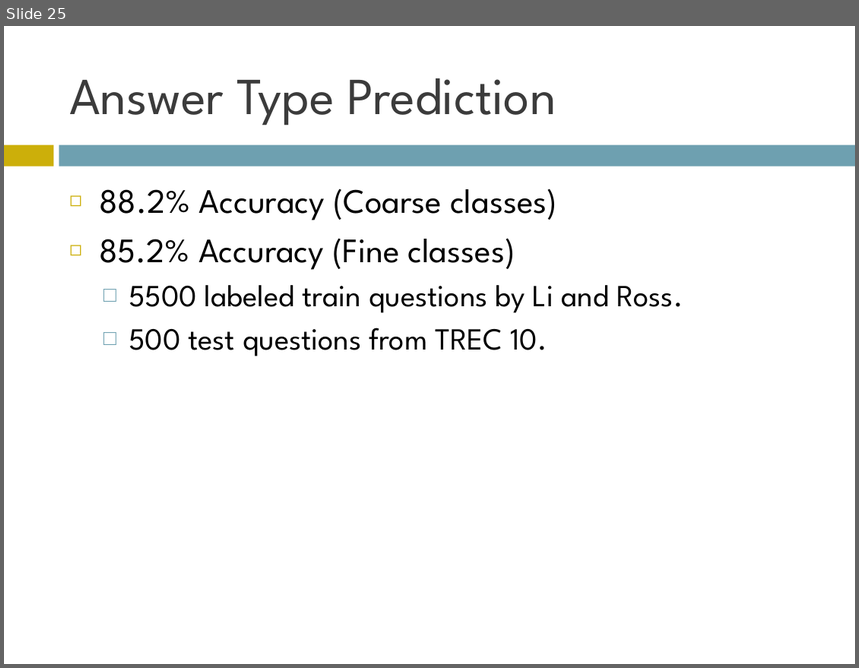
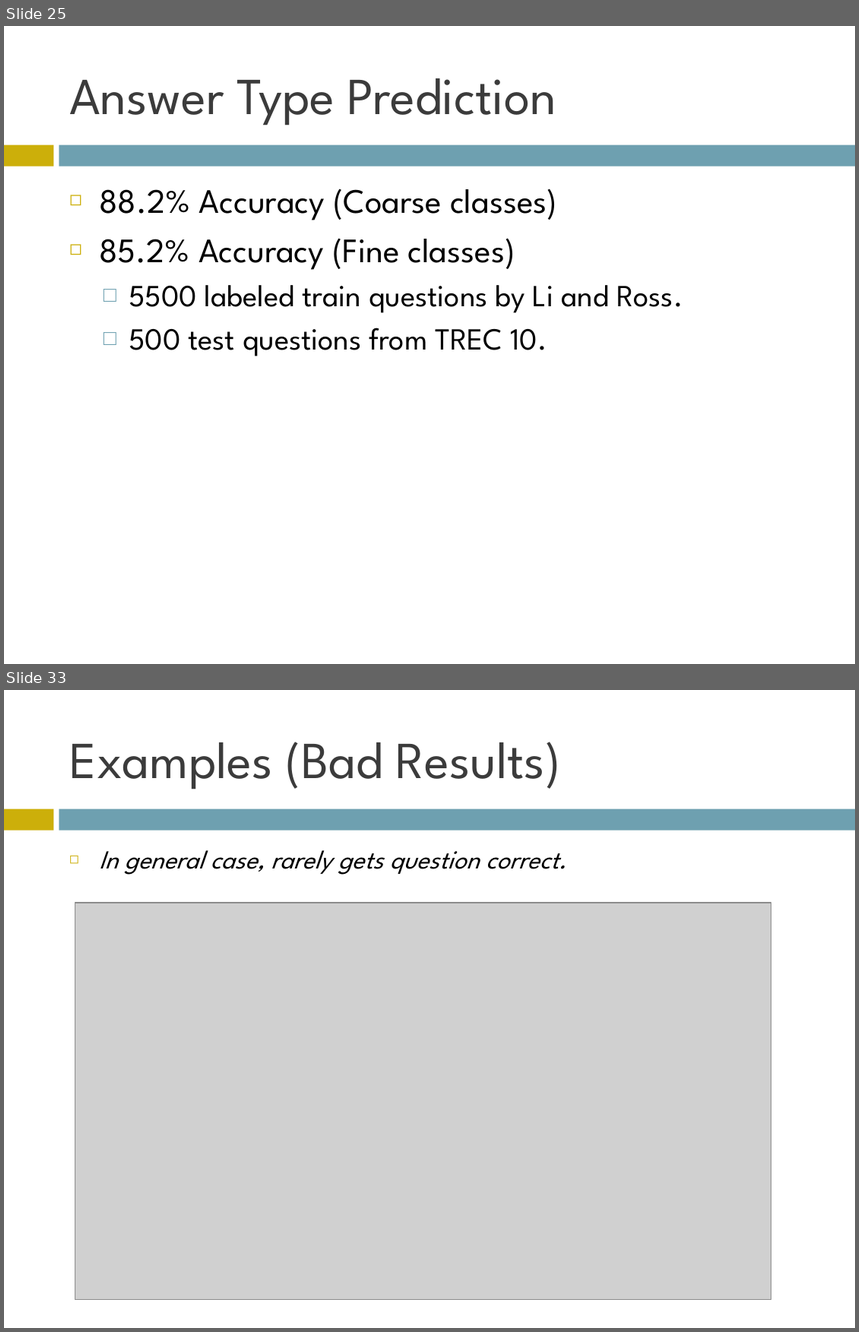
Before and after one commit to AndrewFM/NLPFinal, a slide deck: QA Presentation.ppt. Shown one above the other, each under a label of ours: slide 25 before the commit, slides 25 and 33 after it; the slides between them are not shown. The pictures are 859x668 and 859x1332 pixels, drawn with LibreOffice and Linux fonts; fonts in the diff are those of the drawing; grey boxes stand for pictures. Boxes give left, top, right and bottom in pixels: in the first picture for what was removed or moved away, otherwise in the second. Text is boxed around its words. In the diff, an @@ line names an element or a change of style, - is before the commit and + after.

```diff
--- a/QA Presentation.ppt
+++ b/QA Presentation.ppt
@@ slide 33 added at bbox=[4, 690, 855, 1328], background #FFFFFF; not listed: 2 template elements that a slide beside it also shows @@
@@ title added at bbox=[69, 742, 561, 790], 44 pt, text #3B3B3B @@
+Examples (Bad Results)
@@ text added at bbox=[99, 850, 566, 875], 22 pt, text #000000, italic @@
+◻ In general case, rarely gets question correct.
@@ picture added at bbox=[75, 903, 771, 1300] @@
```
Also in this commit, not shown: 3 slides changed, 12 other slides added, 2 slides removed, 4 other files.
